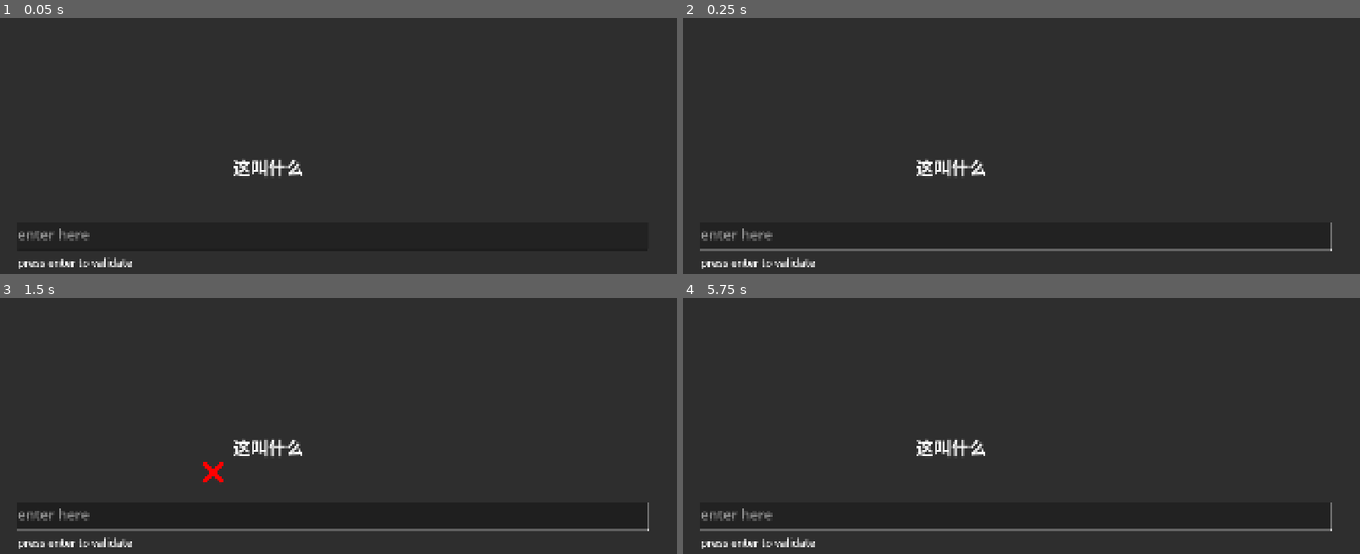
Above: before the commit, frames 1-4 (two rows, left to right).
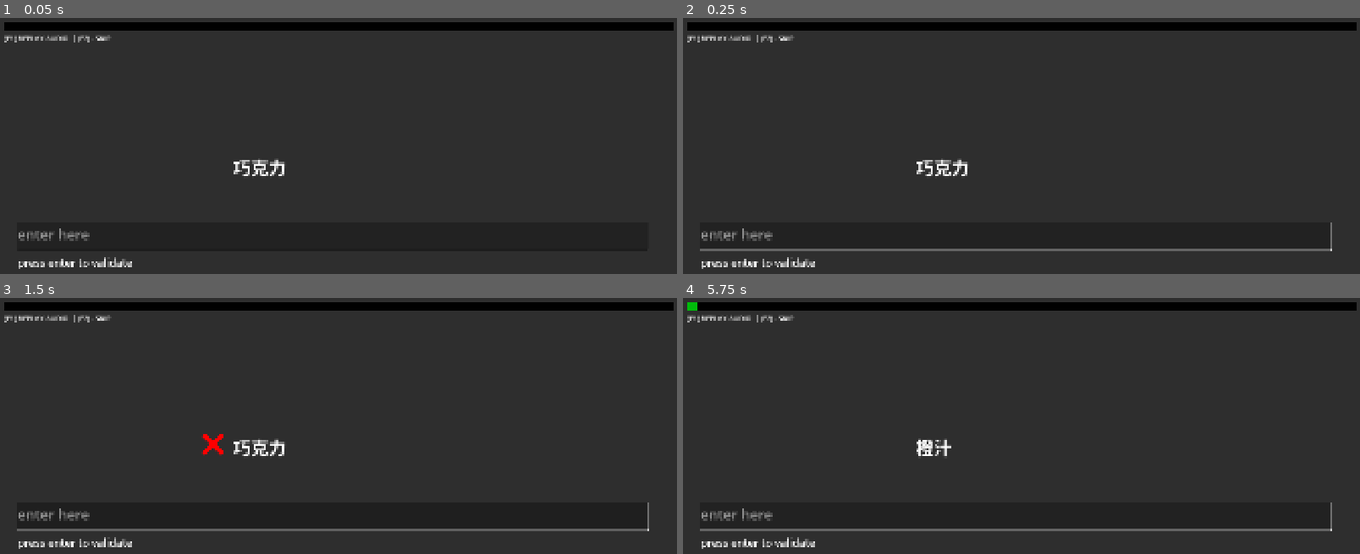
Above: after the commit, the same moments.

Repository: mathew-tran/chinese-learner
Game: Godot game, scene res://Scenes/Main.tscn
Two runs of this game, one before a commit and one after it. Both use one fixed random seed, a clock stepped at 60 frames per second and the inputs below.
Inputs (mouse positions are in pixels of both pictures, inside the frame that each line leads up to):
- Up to frame 1 (0.05 s): no input
- Up to frame 2 (0.25 s): no input
- Up to frame 3 (1.5 s): click (331, 515) at 0.52 s; type "Alex" at 0.6 s; tap Enter at 1.25 s
- Up to frame 4 (5.75 s): tap Enter every 0.75 s from 2 to 5 s; tap F1 (F1, bound only after the commit) at 4.9 s; tap F2 (F2, bound only after the commit) at 5.65 s

The runs differ from the first frame. In frame 1, 3.9% of the frame differs, in the area x 0-100%, y 1-62%; in frame 2, 3.9%; in frame 3, 4.2%, in the area x 0-100%, y 1-72%; in frame 4, 3.9%.
Error in both runs: Invalid access of index '0' on a base object of type: 'PackedStringArray'. (res://Scripts/TargetSentence.gd:13)

Commit message:
adding pin yin，show pinyin if the player guesses it right or fail / asks too many times

Diff:
--- a/Content/Applications/Sentence_Applications_Buy.tres
+++ b/Content/Applications/Sentence_Applications_Buy.tres
@@ -6,4 +6,5 @@
 script = ExtResource("1_63a7b")
 Sentence = "买"
 TranslatedSentence = "Purchase"
+Pinyin = "mǎi"
 metadata/_custom_type_script = "uid://clouyvwi1n3sy"
--- a/Content/Applications/Sentence_Applications_Comment.tres
+++ b/Content/Applications/Sentence_Applications_Comment.tres
@@ -6,4 +6,5 @@
 script = ExtResource("1_5xlyg")
 Sentence = "评论"
 TranslatedSentence = "Comment"
+Pinyin = "pínglùn"
 metadata/_custom_type_script = "uid://clouyvwi1n3sy"
--- a/Content/Applications/Sentence_Applications_Discount.tres
+++ b/Content/Applications/Sentence_Applications_Discount.tres
@@ -6,4 +6,5 @@
 script = ExtResource("1_d1a5m")
 Sentence = "折扣"
 TranslatedSentence = "Discount"
+Pinyin = "zhékòu"
 metadata/_custom_type_script = "uid://clouyvwi1n3sy"
--- a/Content/Applications/Sentence_Applications_Game.tres
+++ b/Content/Applications/Sentence_Applications_Game.tres
@@ -6,4 +6,5 @@
 script = ExtResource("1_yjxu5")
 Sentence = "游戏"
 TranslatedSentence = "Game"
+Pinyin = "yóuxì"
 metadata/_custom_type_script = "uid://clouyvwi1n3sy"
--- a/Content/Applications/Sentence_Applications_History.tres
+++ b/Content/Applications/Sentence_Applications_History.tres
@@ -6,4 +6,5 @@
 script = ExtResource("1_6vvm3")
 Sentence = "历史"
 TranslatedSentence = "History"
+Pinyin = "lìshǐ"
 metadata/_custom_type_script = "uid://clouyvwi1n3sy"
--- a/Content/Applications/Sentence_Applications_Login.tres
+++ b/Content/Applications/Sentence_Applications_Login.tres
@@ -6,4 +6,5 @@
 script = ExtResource("1_j23xc")
 Sentence = "登录"
 TranslatedSentence = "Login"
+Pinyin = "dēnglù"
 metadata/_custom_type_script = "uid://clouyvwi1n3sy"
--- a/Content/Applications/Sentence_Applications_Logout.tres
+++ b/Content/Applications/Sentence_Applications_Logout.tres
@@ -6,4 +6,5 @@
 script = ExtResource("1_34bgk")
 Sentence = "退出"
 TranslatedSentence = "Logout"
+Pinyin = "tuìchū"
 metadata/_custom_type_script = "uid://clouyvwi1n3sy"
--- a/Content/Applications/Sentence_Applications_Manga.tres
+++ b/Content/Applications/Sentence_Applications_Manga.tres
@@ -6,4 +6,5 @@
 script = ExtResource("1_iknkd")
 Sentence = "漫画"
 TranslatedSentence = "Manga"
+Pinyin = "mànhuà"
 metadata/_custom_type_script = "uid://clouyvwi1n3sy"
--- a/Content/Applications/Sentence_Applications_MyCollections.tres
+++ b/Content/Applications/Sentence_Applications_MyCollections.tres
@@ -6,4 +6,5 @@
 script = ExtResource("1_f2634")
 Sentence = "我的收藏"
 TranslatedSentence = "My collections"
+Pinyin = "wǒ de shōucáng"
 metadata/_custom_type_script = "uid://clouyvwi1n3sy"
--- a/Content/Applications/Sentence_Applications_Password.tres
+++ b/Content/Applications/Sentence_Applications_Password.tres
@@ -6,4 +6,5 @@
 script = ExtResource("1_wyudg")
 Sentence = "密码"
 TranslatedSentence = "Password"
+Pinyin = "mìmǎ"
 metadata/_custom_type_script = "uid://clouyvwi1n3sy"
--- a/Content/Applications/Sentence_Applications_Quit.tres
+++ b/Content/Applications/Sentence_Applications_Quit.tres
@@ -6,4 +6,5 @@
 script = ExtResource("1_yyxlp")
 Sentence = "辞职"
 TranslatedSentence = "Quit"
+Pinyin = "cízhí"
 metadata/_custom_type_script = "uid://clouyvwi1n3sy"
--- a/Content/Easy/Sentence_DoYouSpeakChinese.tres
+++ b/Content/Easy/Sentence_DoYouSpeakChinese.tres
@@ -6,4 +6,5 @@
 script = ExtResource("1_5v2t6")
 Sentence = "你会说中文吗"
 TranslatedSentence = "Do you speak Chinese?"
+Pinyin = "nǐ huì shuō zhōngwén ma"
 metadata/_custom_type_script = "uid://clouyvwi1n3sy"
--- a/Content/Easy/Sentence_GoodMorning.tres
+++ b/Content/Easy/Sentence_GoodMorning.tres
@@ -6,4 +6,5 @@
 script = ExtResource("1_7c4w2")
 Sentence = "早上好"
 TranslatedSentence = "Good Morning"
+Pinyin = "zǎoshànghǎo"
 metadata/_custom_type_script = "uid://clouyvwi1n3sy"
--- a/Content/Easy/Sentence_GoodNight.tres
+++ b/Content/Easy/Sentence_GoodNight.tres
@@ -6,4 +6,5 @@
 script = ExtResource("1_eqda1")
 Sentence = "晚上好"
 TranslatedSentence = "Good Evening"
+Pinyin = "wǎnshang hǎo"
 metadata/_custom_type_script = "uid://clouyvwi1n3sy"
--- a/Content/Easy/Sentence_Goodbye.tres
+++ b/Content/Easy/Sentence_Goodbye.tres
@@ -6,4 +6,5 @@
 script = ExtResource("1_ovv2l")
 Sentence = "再见"
 TranslatedSentence = "Goodbye"
+Pinyin = "zàijiàn"
 metadata/_custom_type_script = "uid://clouyvwi1n3sy"
--- a/Content/Easy/Sentence_Hello.tres
+++ b/Content/Easy/Sentence_Hello.tres
@@ -6,4 +6,5 @@
 script = ExtResource("1_dlaxq")
 Sentence = "你好"
 TranslatedSentence = "Hello"
+Pinyin = "nǐhǎo"
 metadata/_custom_type_script = "uid://clouyvwi1n3sy"
--- a/Content/Easy/Sentence_HowOldAreYou.tres
+++ b/Content/Easy/Sentence_HowOldAreYou.tres
@@ -6,4 +6,5 @@
 script = ExtResource("1_25j1e")
 Sentence = "你多大了"
 TranslatedSentence = "How Old Are You?"
+Pinyin = "nǐ duō dà le"
 metadata/_custom_type_script = "uid://clouyvwi1n3sy"
--- a/Content/Easy/Sentence_MyNameIs.tres
+++ b/Content/Easy/Sentence_MyNameIs.tres
@@ -6,4 +6,5 @@
 script = ExtResource("1_1nqm2")
 Sentence = "我叫Mark"
 TranslatedSentence = "My name is Mark"
+Pinyin = "wǒ jiào Mark"
 metadata/_custom_type_script = "uid://clouyvwi1n3sy"
--- a/Content/Easy/Sentence_NoWorries.tres
+++ b/Content/Easy/Sentence_NoWorries.tres
@@ -6,4 +6,5 @@
 script = ExtResource("1_8io8p")
 Sentence = "没关系"
 TranslatedSentence = "No worries"
+Pinyin = "méiguānxì"
 metadata/_custom_type_script = "uid://clouyvwi1n3sy"
--- a/Content/Easy/Sentence_Sorry.tres
+++ b/Content/Easy/Sentence_Sorry.tres
@@ -6,4 +6,5 @@
 script = ExtResource("1_gjj15")
 Sentence = "对不起"
 TranslatedSentence = "Sorry"
+Pinyin = "duìbùqǐ"
 metadata/_custom_type_script = "uid://clouyvwi1n3sy"
--- a/Content/Easy/Sentence_WhereAreYouFrom.tres
+++ b/Content/Easy/Sentence_WhereAreYouFrom.tres
@@ -6,4 +6,5 @@
 script = ExtResource("1_5l226")
 Sentence = "你来自哪里"
 TranslatedSentence = "Where are you from?"
+Pinyin = "nǐ láizì nǎlǐ"
 metadata/_custom_type_script = "uid://clouyvwi1n3sy"
--- a/Content/Feelings/Sentence_Feeling_Hungry.tres
+++ b/Content/Feelings/Sentence_Feeling_Hungry.tres
@@ -6,4 +6,5 @@
 script = ExtResource("1_3y1uk")
 Sentence = "我饿了"
 TranslatedSentence = "I am hungry"
+Pinyin = "wǒ è le"
 metadata/_custom_type_script = "uid://clouyvwi1n3sy"
--- a/Content/Feelings/Sentence_Feeling_IAmHappy.tres
+++ b/Content/Feelings/Sentence_Feeling_IAmHappy.tres
@@ -6,4 +6,5 @@
 script = ExtResource("1_4po7s")
 Sentence = "我很高兴"
 TranslatedSentence = "I am very happy"
+Pinyin = "wǒ hěn gāoxìng"
 metadata/_custom_type_script = "uid://clouyvwi1n3sy"
--- a/Content/Feelings/Sentence_Feeling_IAmVerySleepy.tres
+++ b/Content/Feelings/Sentence_Feeling_IAmVerySleepy.tres
@@ -6,4 +6,5 @@
 script = ExtResource("1_cejqe")
 Sentence = "我很困"
 TranslatedSentence = "I am sleepy."
+Pinyin = "wǒ hěnkùn"
 metadata/_custom_type_script = "uid://clouyvwi1n3sy"
--- a/DataTypes/SentenceData.gd
+++ b/DataTypes/SentenceData.gd
@@ -4,3 +4,4 @@
 
 @export_multiline var Sentence = ""
 @export_multiline var TranslatedSentence = ""
+@export_multiline var Pinyin = ""
--- a/Scenes/Main.tscn
+++ b/Scenes/Main.tscn
@@ -8,6 +8,12 @@
 [ext_resource type="Script" uid="uid://dc5g1pst2xkj3" path="res://Scripts/StatusSymbol.gd" id="6_v1gob"]
 [ext_resource type="AudioStream" uid="uid://bwsy6ig6nyv7n" path="res://Audio/chips-stack-1.ogg" id="7_50glp"]
 [ext_resource type="AudioStream" uid="uid://fd6nejgrbjes" path="res://Audio/chips-stack-2.ogg" id="8_vy5pj"]
+
+[sub_resource type="StyleBoxFlat" id="StyleBoxFlat_50glp"]
+bg_color = Color(0, 0, 0, 1)
+
+[sub_resource type="StyleBoxFlat" id="StyleBoxFlat_vy5pj"]
+bg_color = Color(0, 0.728248, 0.0423615, 1)
 
 [node name="Game" type="Node2D" node_paths=PackedStringArray("TargetText", "PlayerText", "TranslatedText", "AnswerSymbol")]
 script = ExtResource("1_r150o")
@@ -64,6 +70,23 @@
 theme_override_font_sizes/font_size = 50
 text = "hello"
 
+[node name="Pinyin" type="Label" parent="Panel"]
+custom_minimum_size = Vector2(600, 100)
+layout_mode = 1
+anchors_preset = 8
+anchor_left = 0.5
+anchor_top = 0.5
+anchor_right = 0.5
+anchor_bottom = 0.5
+offset_left = -300.0
+offset_top = -232.0
+offset_right = 300.0
+offset_bottom = -132.0
+grow_horizontal = 2
+grow_vertical = 2
+theme_override_font_sizes/font_size = 50
+text = "hello"
+
 [node name="TextEdit" type="TextEdit" parent="Panel"]
 custom_minimum_size = Vector2(1791.8, 80)
 layout_mode = 0
@@ -84,9 +107,9 @@
 
 [node name="Status" type="TextureRect" parent="."]
 offset_left = 571.0
-offset_top = 463.0
+offset_top = 383.0
 offset_right = 635.0
-offset_bottom = 527.0
+offset_bottom = 447.0
 texture = ExtResource("5_pbw6q")
 script = ExtResource("6_v1gob")
 
@@ -104,6 +127,39 @@
 [node name="BadSFX" type="AudioStreamPlayer2D" parent="."]
 stream = ExtResource("8_vy5pj")
 
+[node name="Label2" type="Label" parent="."]
+anchors_preset = 12
+anchor_top = 1.0
+anchor_right = 1.0
+anchor_bottom = 1.0
+offset_left = 10.0
+offset_top = 44.0
+offset_right = 313.0
+offset_bottom = 72.0
+grow_horizontal = 2
+grow_vertical = 0
+size_flags_vertical = 8
+theme_override_font_sizes/font_size = 20
+text = "(F1) REPLAY AUDIO  | (F2) - SKIP"
+vertical_alignment = 1
+
+[node name="ProgressBar" type="ProgressBar" parent="."]
+anchors_preset = 8
+anchor_left = 0.5
+anchor_top = 0.5
+anchor_right = 0.5
+anchor_bottom = 0.5
+offset_left = 10.0
+offset_top = 8.5
+offset_right = 1910.0
+offset_bottom = 35.5
+grow_horizontal = 2
+grow_vertical = 2
+theme_override_styles/background = SubResource("StyleBoxFlat_50glp")
+theme_override_styles/fill = SubResource("StyleBoxFlat_vy5pj")
+value = 10.0
+show_percentage = false
+
 [connection signal="CompletedTalking" from="Panel/TargetSentence" to="." method="_on_target_sentence_completed_talking"]
 [connection signal="OnEnterPressed" from="Panel/TextEdit" to="." method="_on_text_edit_on_enter_pressed"]
 [connection signal="text_changed" from="Panel/TextEdit" to="Panel/TextEdit" method="_on_text_changed"]
--- a/Scripts/Game.gd
+++ b/Scripts/Game.gd
@@ -10,11 +10,13 @@
 var AllSentences
 
 var Index = 0
+var tryAmount = 0
+
 func _ready() -> void:
 	AllSentences = Helper.GetAllFilePaths("res://Content/")
 	for x in AllSentences:
 		print(x)
-	AllSentences.shuffle()
+	#AllSentences.shuffle()
 	ChooseNextSentence()
 
 func ChooseNextSentence():
@@ -27,13 +29,26 @@
 	TranslatedText.text = ""
 	AnswerSymbol.Hide()
 	PlayerText.text = ""
+	$ProgressBar.value = Index
+	$ProgressBar.max_value = len(AllSentences)
+	$Panel/Pinyin.text = ""
 	Index += 1
 	PlayerText.editable = true
+	tryAmount = 0
+
 
 func Retry():
 	await get_tree().create_timer(1.5).timeout
 	PlayerText.editable = true
 	AnswerSymbol.Hide()
+	ShowPinyin()
+
+func _input(event: InputEvent) -> void:
+	if event.is_action_pressed("F1"):
+		TargetText.SaySentence()
+		FailAttempt()
+	if event.is_action_pressed("F2"):
+		ChooseNextSentence()
 
 func _on_text_edit_on_enter_pressed() -> void:
 	PlayerText.editable = false
@@ -42,9 +57,9 @@
 
 		TranslatedText.text = Sentence.TranslatedSentence
 		AnswerSymbol.ShowState(StatusSymbol.STATE.CORRECT)
-
 		TargetText.SayTranslatedSentence()
 		$GoodSFX.play()
+		ShowPinyin()
 	else:
 		print("INCORRECT!")
 		TargetText.SaySentence()
@@ -53,6 +68,13 @@
 		Retry()
 		$BadSFX.play()
 
+func FailAttempt():
+	tryAmount += 1
+	if(tryAmount >= 3):
+		ShowPinyin()
+
+func ShowPinyin():
+	$Panel/Pinyin.text = Sentence.Pinyin
 
 func _on_target_sentence_completed_talking() -> void:
 	ChooseNextSentence()
--- a/Scripts/TargetSentence.gd
+++ b/Scripts/TargetSentence.gd
@@ -21,9 +21,11 @@
 	SaySentence()
 
 func SaySentence():
+	DisplayServer.tts_stop()
 	DisplayServer.tts_speak(Data.Sentence, mainVoice)
 
 func SayTranslatedSentence():
+	DisplayServer.tts_stop()
 	DisplayServer.tts_speak(Data.TranslatedSentence, englishVoice)
 	while DisplayServer.tts_is_speaking():
 		await get_tree().create_timer(.1).timeout
--- a/project.godot
+++ b/project.godot
@@ -28,3 +28,16 @@
 window/size/viewport_width=1920
 window/size/viewport_height=1080
 window/stretch/mode="canvas_items"
+
+[input]
+
+F1={
+"deadzone": 0.2,
+"events": [Object(InputEventKey,"resource_local_to_scene":false,"resource_name":"","device":-1,"window_id":0,"alt_pressed":false,"shift_pressed":false,"ctrl_pressed":false,"meta_pressed":false,"pressed":false,"keycode":0,"physical_keycode":4194332,"key_label":0,"unicode":0,"location":0,"echo":false,"script":null)
+]
+}
+F2={
+"deadzone": 0.2,
+"events": [Object(InputEventKey,"resource_local_to_scene":false,"resource_name":"","device":-1,"window_id":0,"alt_pressed":false,"shift_pressed":false,"ctrl_pressed":false,"meta_pressed":false,"pressed":false,"keycode":0,"physical_keycode":4194333,"key_label":0,"unicode":0,"location":0,"echo":false,"script":null)
+]
+}
Binary file added: Art/PlayButton.png
Not shown, added: Art/PlayButton.png.import
Not shown: 1 places in Scenes/Main.tscn that only renumber resources
